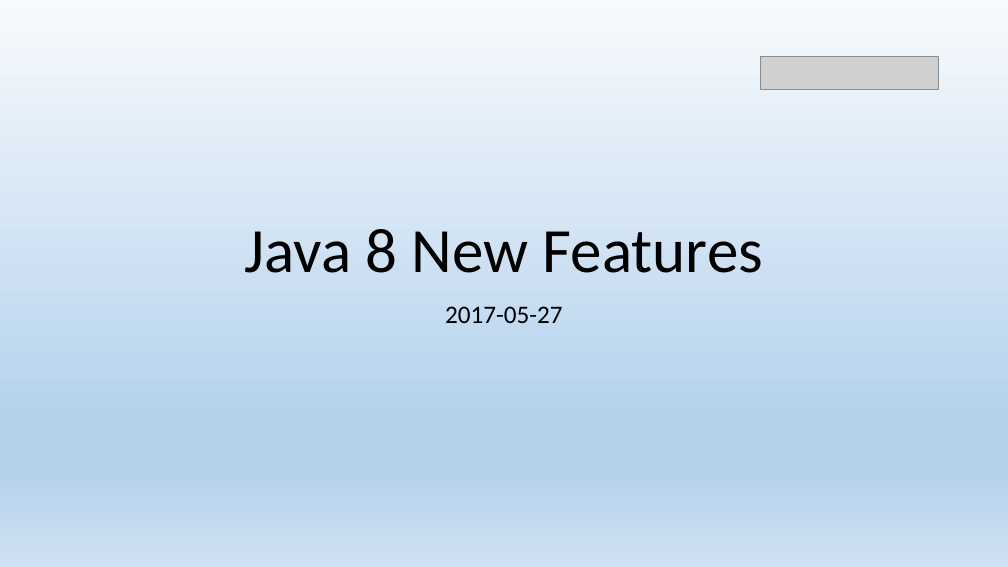
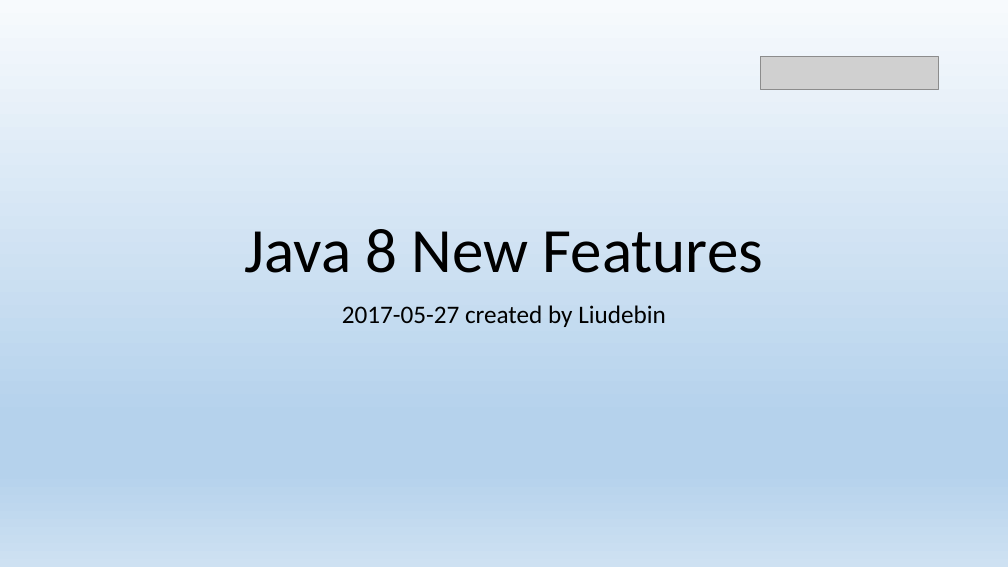
Before and after one commit to blackdancers/Java8Tutorial, a slide deck: slide 1 of src/main/resources/JAVA 8 Lambda表达式.pptx. Drawn at 1008x567 pixels with LibreOffice and Linux fonts; fonts in the diff are those of the drawing; grey boxes stand for pictures. Boxes give left, top, right and bottom in pixels: in the first picture for what was removed or moved away, otherwise in the second. Text is boxed around its words. In the diff, an @@ line names an element or a change of style, - is before the commit and + after.

```diff
--- a/src/main/resources/JAVA 8 Lambda表达式.pptx
+++ b/src/main/resources/JAVA 8 Lambda表达式.pptx
@@ subtitle at [342,305,666,327]: text changed @@
-2017-05-27
+2017-05-27 created by Liudebin
```
Also in this commit, not shown: 2 other slides changed, 6 slides added.
